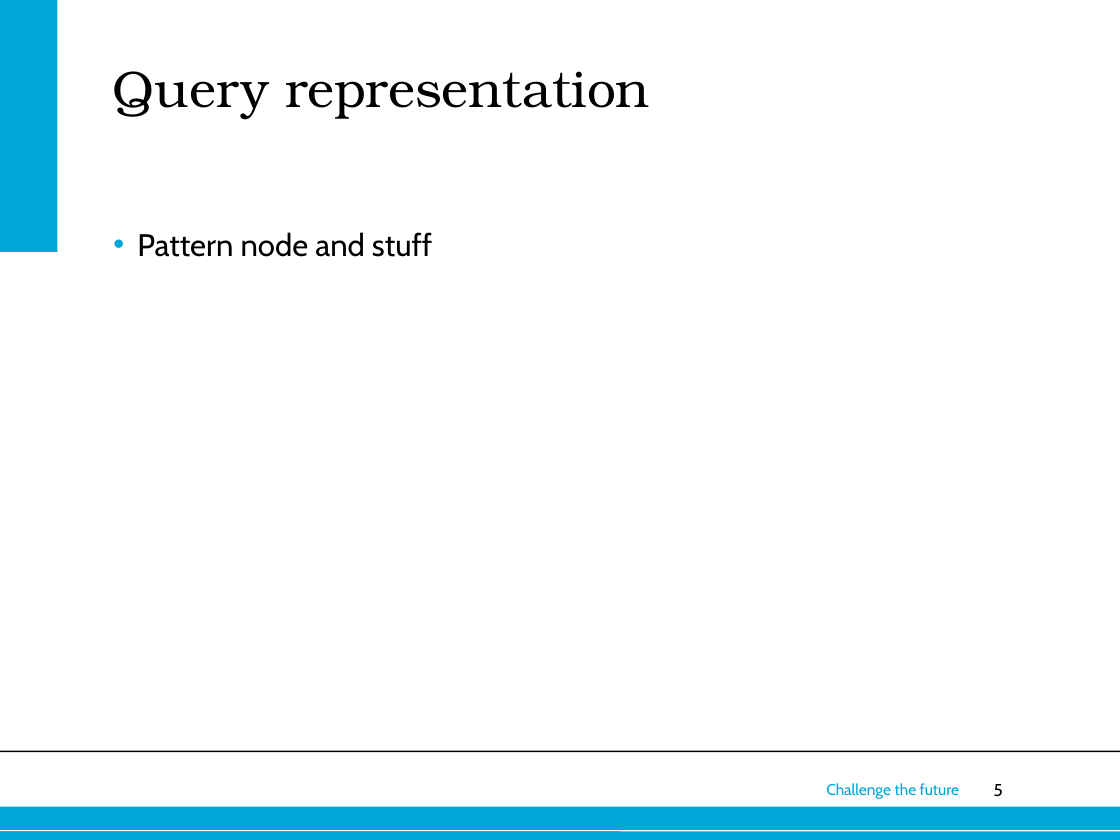
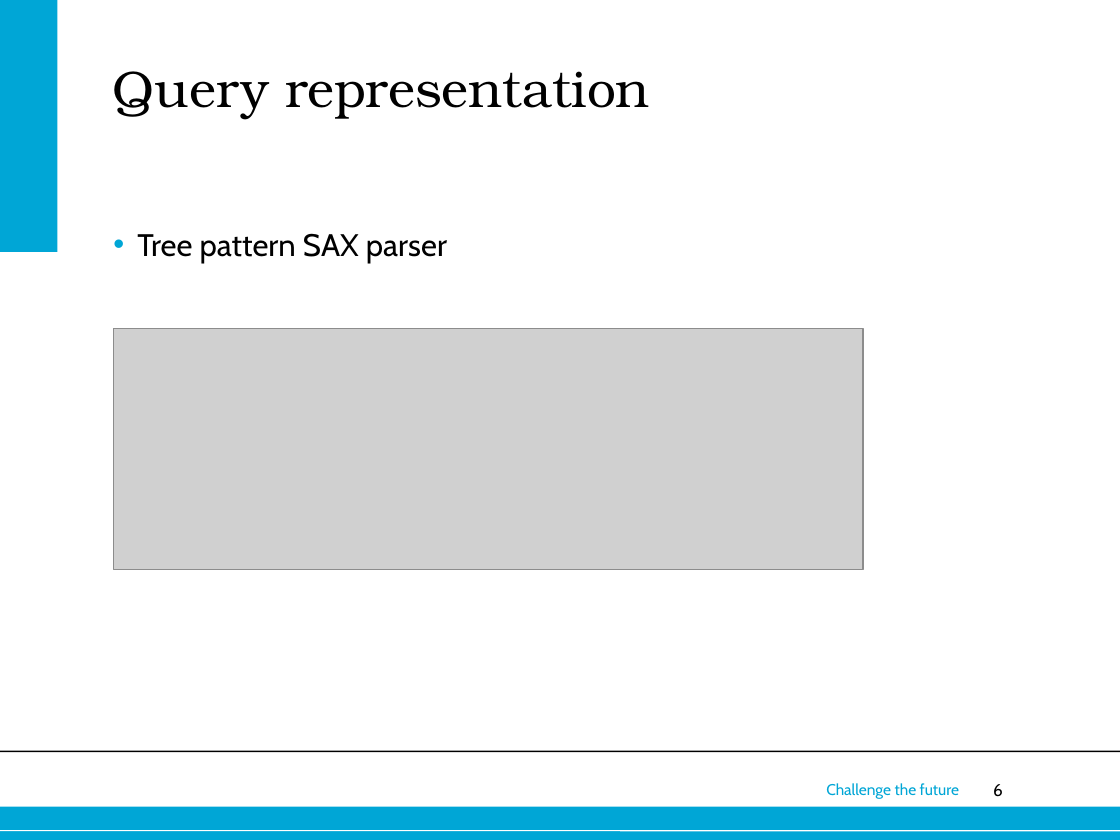
Before and after one commit to ioanajivet/wdm, a slide deck: slide 6 of presentation/presentation web.pptx (slide 5 before the commit). Drawn at 1120x840 pixels with LibreOffice and Linux fonts; fonts in the diff are those of the drawing; grey boxes stand for pictures; background and template pictures are left out. Boxes give left, top, right and bottom in pixels: in the first picture for what was removed or moved away, otherwise in the second. Text is boxed around its words. In the diff, an @@ line names an element or a change of style, - is before the commit and + after.

```diff
--- a/presentation/presentation web.pptx
+++ b/presentation/presentation web.pptx
@@ text at box(137, 233, 447, 264): text changed @@
-• Pattern node and stuff
+• Tree pattern SAX parser
@@ picture added at box(114, 329, 864, 570) @@
@@ page number at box(993, 784, 1003, 797): text changed @@
-5
+6
```
Also in this commit, not shown: 4 other slides changed, 4 slides added, 5 slides removed.
